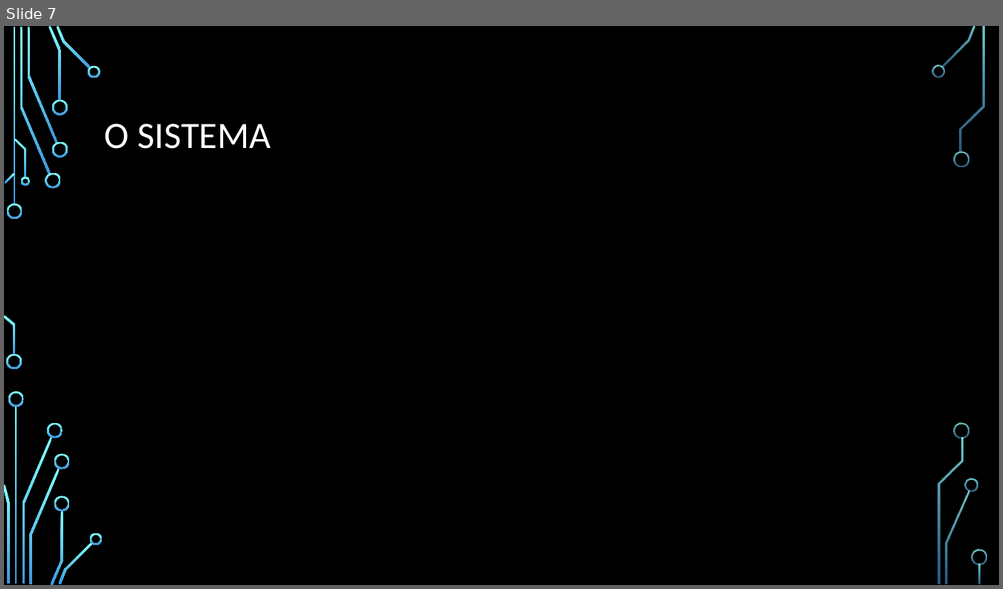
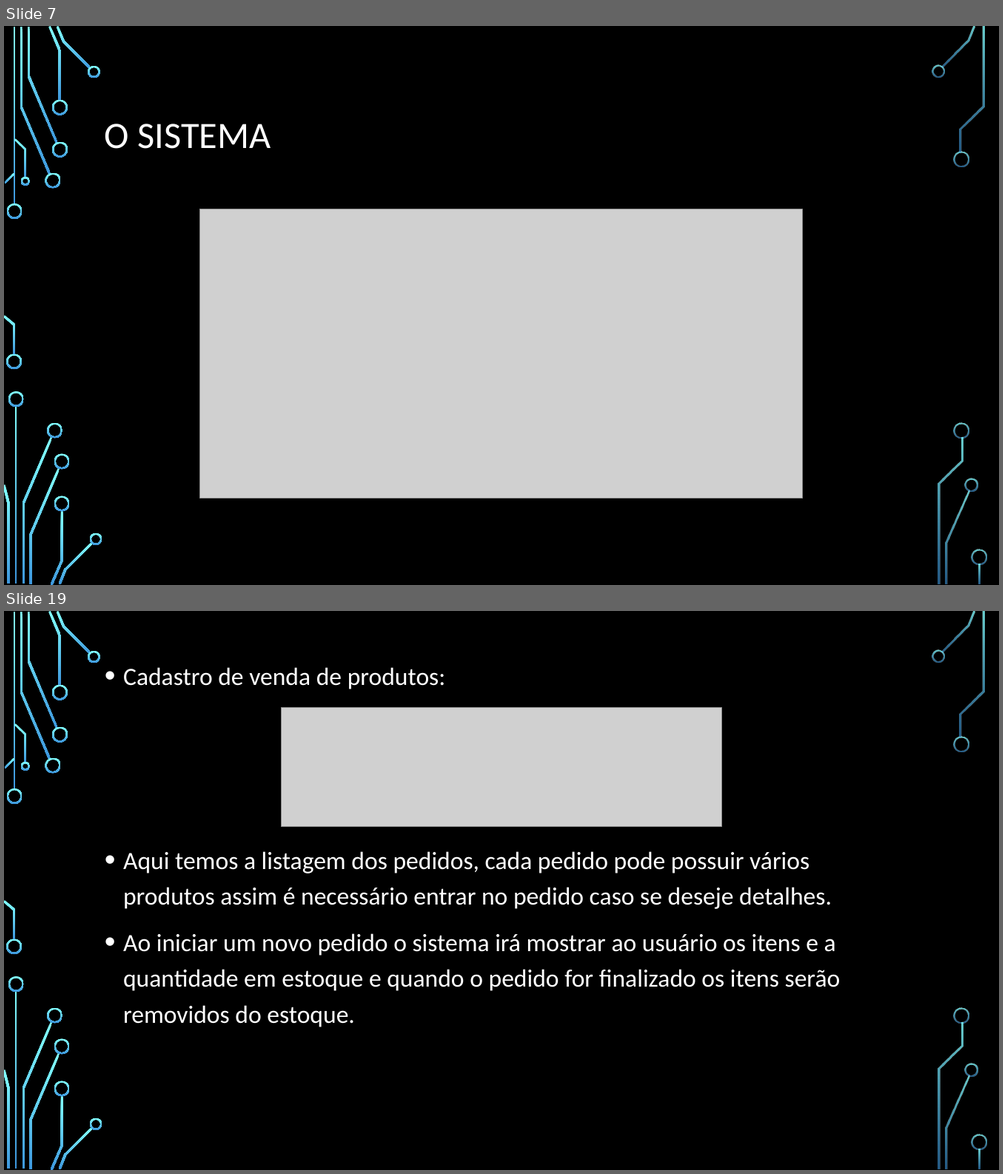
Before and after one commit to chav1985/GerenciamentoBovinos, a slide deck: GerenciamentoBovinos/Documentação/Apresentação/SISTEMA DE GERENCIAMENTO DE BOVINOS.pptx. Shown one above the other, each under a label of ours: slide 7 before the commit, slides 7 and 19 after it; the slides between them are not shown. The pictures are 1003x589 and 1003x1174 pixels, drawn with LibreOffice and Linux fonts; fonts in the diff are those of the drawing; grey boxes stand for pictures; background and template pictures are left out. Boxes give left, top, right and bottom in pixels: in the first picture for what was removed or moved away, otherwise in the second. Text is boxed around its words. In the diff, an @@ line names an element or a change of style, - is before the commit and + after.

```diff
--- a/GerenciamentoBovinos/Documentação/Apresentação/SISTEMA DE GERENCIAMENTO DE BOVINOS.pptx
+++ b/GerenciamentoBovinos/Documentação/Apresentação/SISTEMA DE GERENCIAMENTO DE BOVINOS.pptx
@@ slide 19 added at [4,611,999,1170], background picture (left out); not listed: 36 template elements that a slide beside it also shows @@
@@ text added at [123,667,840,1028], 24 pt, text #FFFFFF @@
+• Cadastro de venda de produtos:
+• Aqui temos a listagem dos pedidos, cada pedido pode possuir vários produtos assim é necessário entrar no pedido caso se deseje detalhes.
+• Ao iniciar um novo pedido o sistema irá mostrar ao usuário os itens e a quantidade em estoque e quando o pedido for finalizado os itens serão removidos do estoque.
@@ picture added at [281,708,722,827] @@
@@ slide 7 changed as well @@
@@ picture added at [200,210,802,498] @@
```
Also in this commit, not shown: 2 other slides changed, 14 other slides added, 1 other file.
